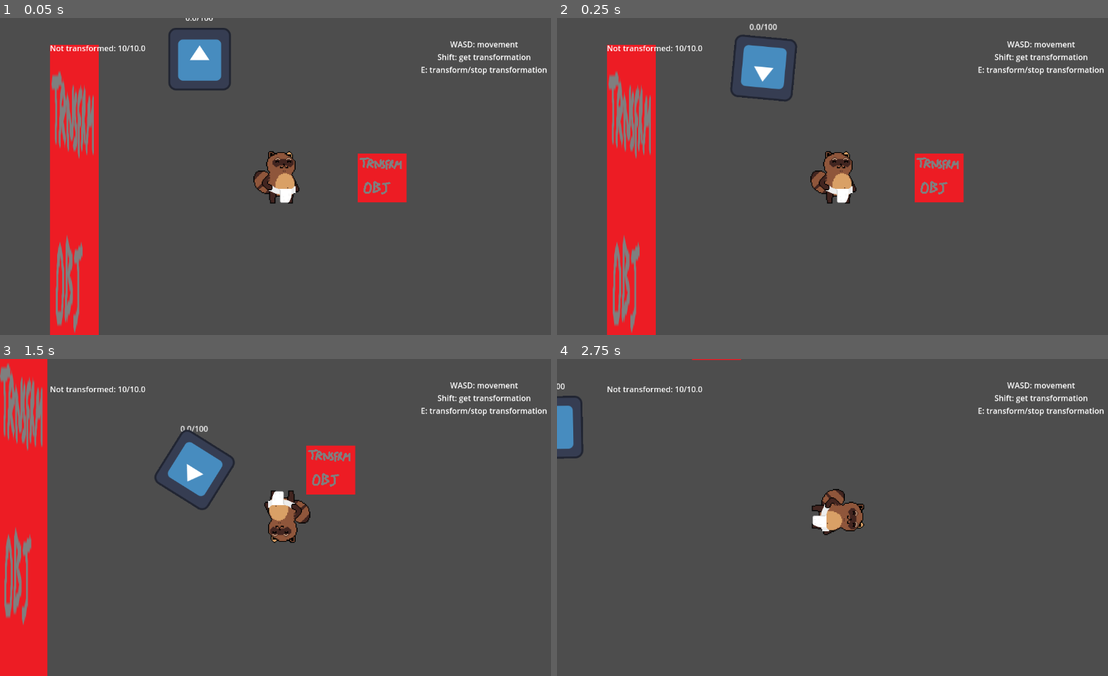
Above: before the commit, frames 1-4 (two rows, left to right).
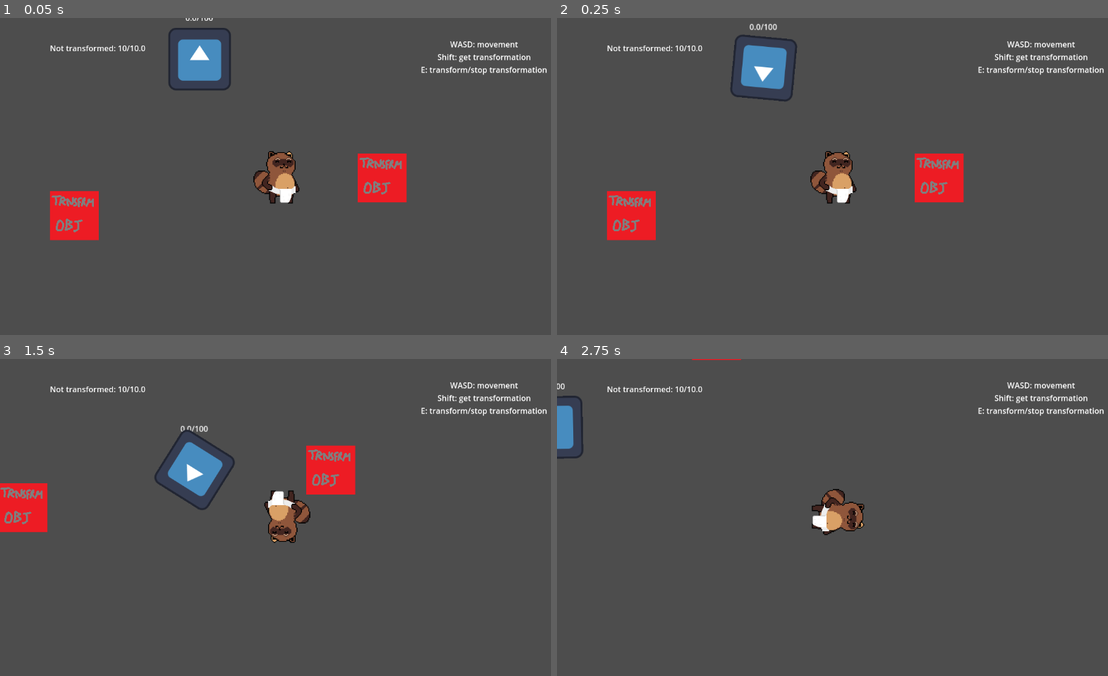
Above: after the commit, the same moments.

Repository: FinalExa/Tanuki
Game: Godot game, scene res://_Scenes/player_transform_test.tscn
Two runs of this game, one before a commit and one after it. Both use one fixed random seed, a clock stepped at 60 frames per second and the inputs below. The engine's default icon, where the game draws it, is replaced by a stand-in: a white triangle on a blue panel in a dark square.
Inputs (mouse positions are in pixels of both pictures, inside the frame that each line leads up to):
- Up to frame 1 (0.05 s): no input
- Up to frame 2 (0.25 s): no input
- Up to frame 3 (1.5 s): move the mouse to (407, 501) at 0.52 s; hold D (right) 0.53-1.28 s; tap E (transformation) at 0.6 s; move the mouse to (170, 533) at 1.27 s; hold S (down) from 1.28 s (still down); click (170, 533) at 1.35 s
- Up to frame 4 (2.75 s): tap E (transformation) at 1.55, 2.3 s; move the mouse to (893, 447) at 2.02 s; release S (down) at 2.03 s; hold D (right) from 2.03 s (still down); tap Shift (interact) at 2.1 s

The runs differ from the first frame. In frame 1, 7.0% of the frame differs, in the area x 9-18%, y 8-100%; in frame 2, 7.0%; in frame 3, 7.6%, in the area x 0-9%, y 0-100%; in frame 4, nothing differs.

Commit message:
Guards array should self cleanup, secondary raycast done, priority target start

Diff:
--- a/Enemies/Scripts/GuardController.gd
+++ b/Enemies/Scripts/GuardController.gd
@@ -31,6 +31,7 @@
 
 @export var guardResearch: GuardResearch
 @export var guardStunned: GuardStunned
+var guardsLookingForMe: Array[GuardResearch]
 
 func _ready():
 	emit_signal("get_character_ref")
--- a/Enemies/Scripts/GuardResearch.gd
+++ b/Enemies/Scripts/GuardResearch.gd
@@ -8,6 +8,7 @@
 @export var objectInterationDistanceThreshold: float
 @export var researchEndDuration: float
 @export var rayTargets: Array[Node2D]
+@export var secondaryRayTargets: Array[Node2D]
 @export var researchActiveText: String
 @export var researchLaunchDuration: float
 var researchLaunched: bool
@@ -22,6 +23,7 @@
 var stunnedGuardsList: Array[GuardController]
 var researchHasFoundSomething: bool
 var isDoingResearchAction: bool
+var isTrackingPriorityTarget: bool
 
 @export var guardController: GuardController
 @export var guardAlertValue: GuardAlertValue
@@ -43,18 +45,17 @@
 	suspiciousItemsList.clear()
 	guardAlertValue.updateText(researchActiveText)
 	reset_research_end_timer()
-	if (target is PlayerCharacter):
-		researchTarget = target
-		save_target_info()
-	else:
-		spotting_operations(target)
+	if (target is PlayerCharacter || target is GuardController):
+		save_target_info(target)
 	guardController.isInResearch = true
 	researchLaunchTimer = researchLaunchDuration
 	researchLaunched = false
 
-func save_target_info():
+func save_target_info(target):
+	researchTarget = target
 	researchLastPosition = researchTarget.position
 	researchLastDirection = researchTarget.velocity.normalized()
+	isTrackingPriorityTarget = true
 
 func set_research_target(target: Vector2):
 	guardMovement.set_location_target(target)
@@ -64,18 +65,20 @@
 func research_active(delta):
 	if (guardController.isInResearch):
 		research_raycasts(delta)
-		priority_actions()
+		if (researchLaunched):
+			priority_actions()
 
 func research_raycasts(delta):
+	researchHasFoundSomething = false
+	var spaceState = guardController.get_world_2d().direct_space_state
+	research_secondary_raycast(spaceState)
 	if(researchLaunched):
-		research_main_raycast(delta)
-
-func research_main_raycast(delta):
-	researchHasFoundSomething = false
-	var space_state = guardController.get_world_2d().direct_space_state
+		research_main_raycast(spaceState, delta)
+
+func research_main_raycast(spaceState, delta):
 	for i in rayTargets.size():
-		var query = PhysicsRayQueryParameters2D.create(guardController.position, rayTargets[i].global_position)
-		var result = space_state.intersect_ray(query)
+		var query = PhysicsRayQueryParameters2D.create(guardController.global_position, rayTargets[i].global_position)
+		var result = spaceState.intersect_ray(query)
 		if (result && result != { }):
 			researchHasFoundSomething = spotting_operations(result.collider)
 			if (guardController.isInAlert):
@@ -84,6 +87,14 @@
 		research_end_timer(delta)
 	else:
 		reset_research_end_timer()
+
+func research_secondary_raycast(spaceState):
+	pass
+	for i in secondaryRayTargets.size():
+		var query = PhysicsRayQueryParameters2D.create(guardController.global_position, secondaryRayTargets[i].global_position)
+		var result = spaceState.intersect_ray(query)
+		if (result && result != { }):
+			researchHasFoundSomething = spot_player_from_afar(result.collider)
 
 func spotting_operations(trackedObject: Node2D):
 	var spotting_result: bool = false
@@ -127,7 +138,16 @@
 			print("found stunned guard")
 			if (!stunnedGuardsList.find(trackedObject)):
 				stunnedGuardsList.push_back(trackedObject)
+				if (!trackedObject.guardsLookingForMe.find(self)):
+					trackedObject.guardsLookingForMe.push_back(self)
 			return true
+	return false
+
+func spot_player_from_afar(target):
+	if (target is PlayerCharacter):
+		var playerRef: PlayerCharacter = target
+		if (!playerRef.transformationChangeRef.isTransformed):
+			save_target_info(target)
 	return false
 
 func priority_actions():
@@ -145,6 +165,12 @@
 			set_research_target(researchTarget.global_position)
 		if (guardController.global_position.distance_to(researchLastPosition) <= stunnedGuardsThresholdDistance):
 			guardMovement.set_location_target(guardController.global_position)
+			var id: int = 0
+			for i in stunnedGuardsList[0].guardsLookingForMe.size():
+				if (stunnedGuardsList[0].guardsLookingForMe[i] == self):
+					id = i
+					break
+			stunnedGuardsList[0].guardsLookingForMe.remove_at(id)
 			stunnedGuardsList[0].guardStunned.end_stun()
 			stunnedGuardsList.remove_at(0)
 		return true
--- a/Enemies/Scripts/GuardStunned.gd
+++ b/Enemies/Scripts/GuardStunned.gd
@@ -20,5 +20,14 @@
 
 func end_stun():
 	guardCheck.currentAlertValue = stunEndAlertValue
+	clear_guards_looking_for_me()
 	guardController.isStunned = false
 	guardCheck.resume_check()
+
+func clear_guards_looking_for_me():
+	for i in guardController.guardsLookingForMe.size():
+		for y in guardController.guardsLookingForMe[i].stunnedGuardsList.size():
+			if (guardController.guardsLookingForMe[i].stunnedGuardsList[y] == guardController):
+				guardController.guardsLookingForMe[i].stunnedGuardsList.remove_at(y)
+				break
+	guardController.guardsLookingForMe.clear()
--- a/_Scenes/player_transform_test.tscn
+++ b/_Scenes/player_transform_test.tscn
@@ -22,7 +22,6 @@
 
 [node name="TransformationObject2" parent="." instance=ExtResource("2_67gti")]
 position = Vector2(-424, 80)
-scale = Vector2(1, 6.985)
 transformedName = "Poop"
 transformedMaxSpeed = 1000.0
 transformedProperties = Array[String](["Stinky"])
